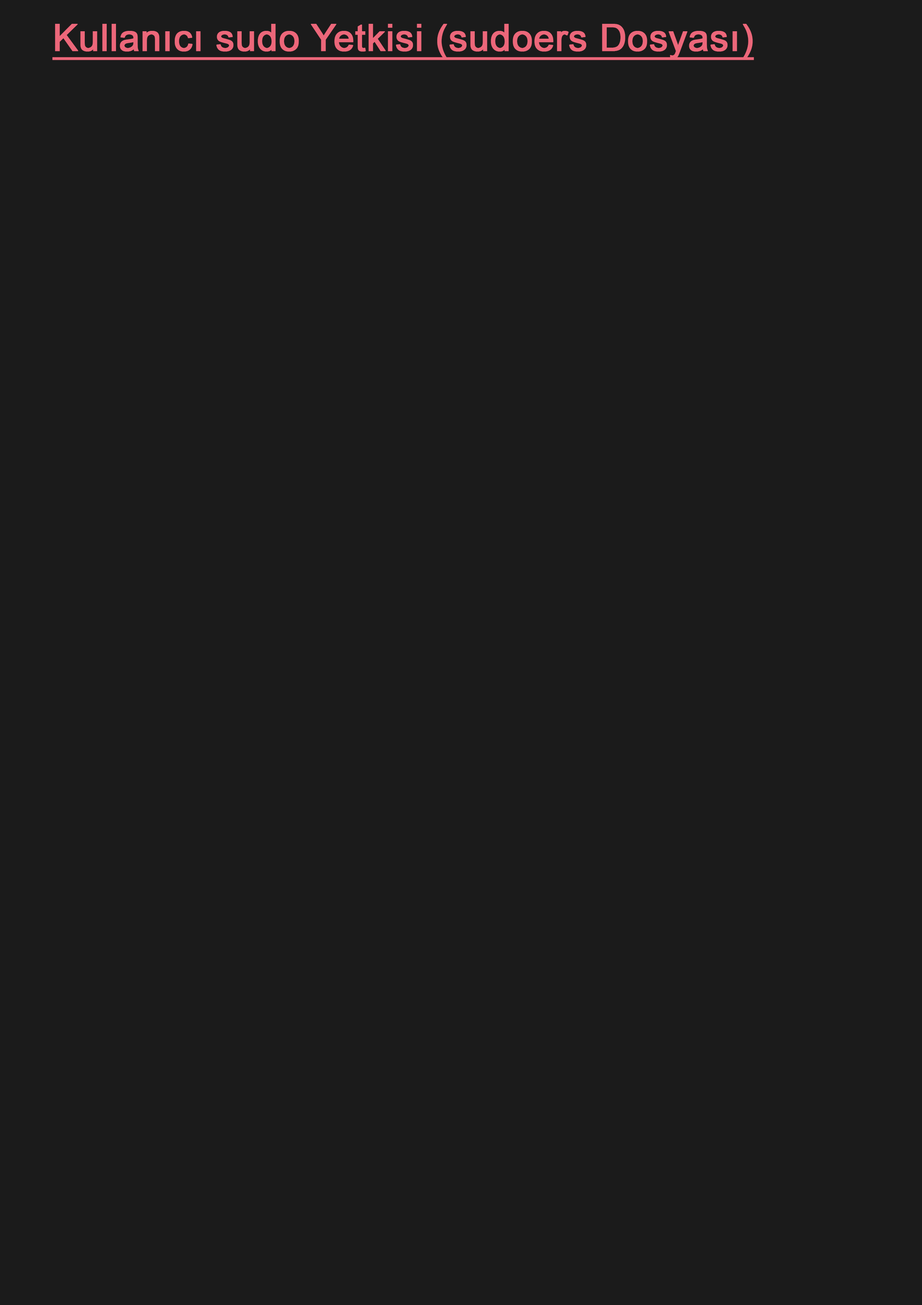
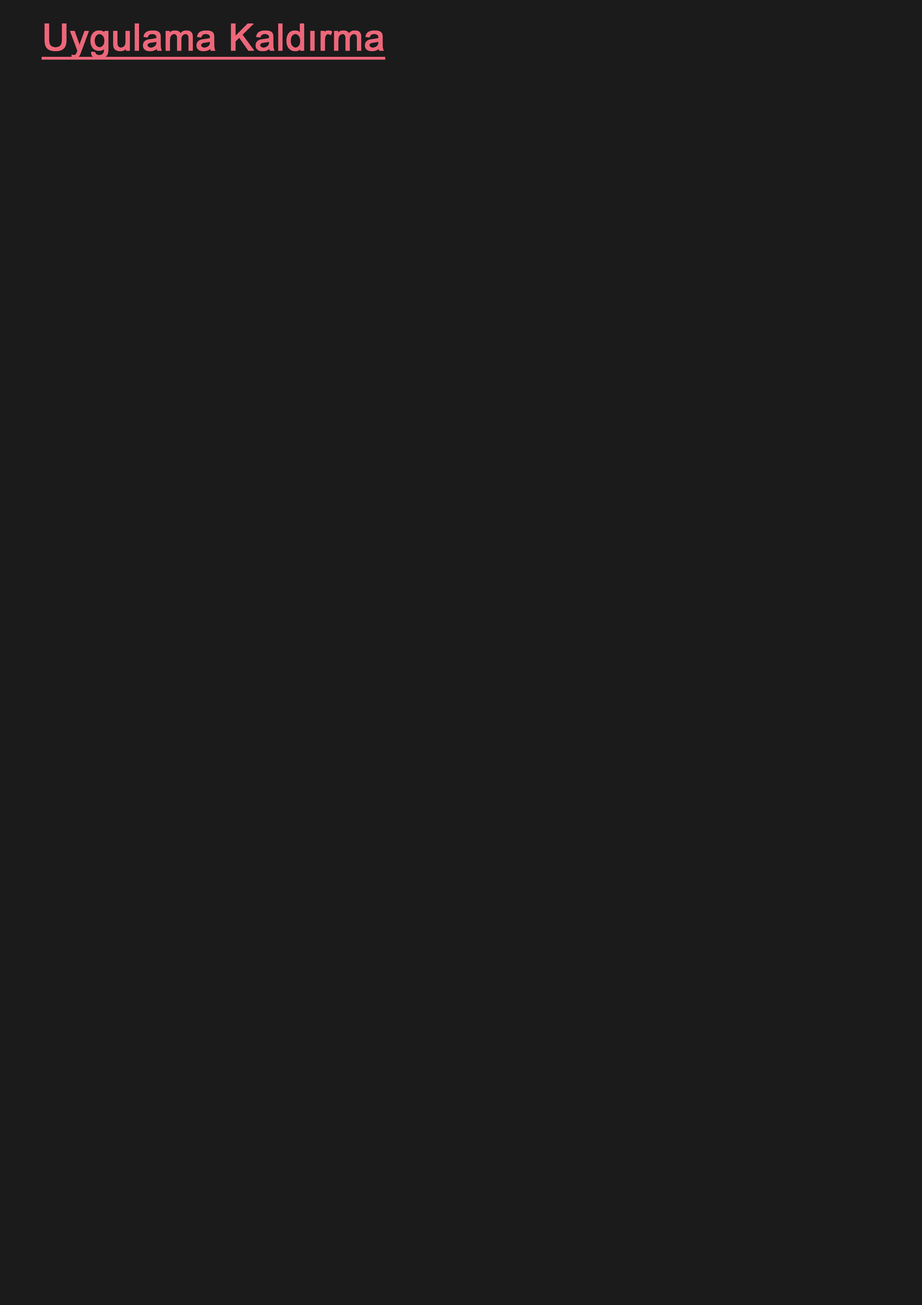
Revision of a layered 922px x 1305px image; what changed, layer by layer:
renamed "Kullanıcı sudo Yetkisi (sudoers Dosyası)" to "Uygulama Kaldırma", painted on it over (x1=41, y1=23, x2=755, y2=61)
